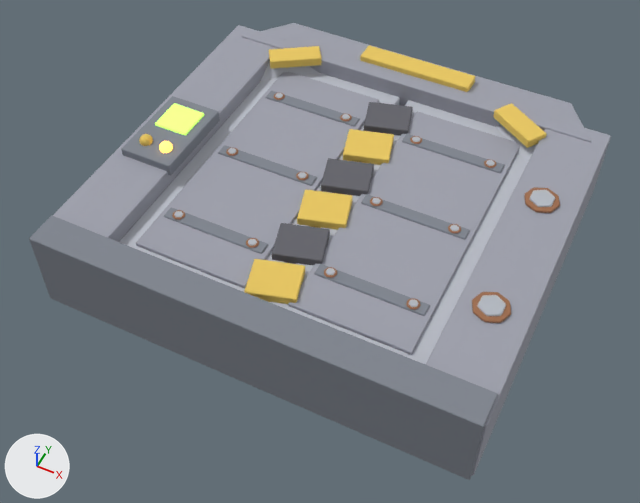
The FBX model Assets/GeneratedBaseItems/08_Motorized_Blast_Door.fbx as it was, and as the next commit left it.
The view is the same before and after, from a camera (50 mm lens) standing at (1.57, -2.21, 3.8) and looking at (-0.03, 0.99, -0.2). The lights are fixed; the arrows at lower left show +X, +Y and +Z. The older version comes first.

In view in the first picture: '08_Motorized_Blast_Door'.
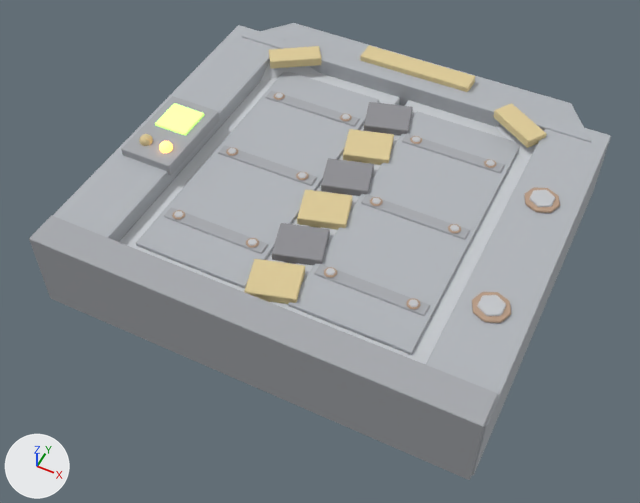
The change in detail:
Material 'Hazard | faded amber' (mat_hazard___faded_amber) changes colour from yellow #eac861 to beige #decc99; in linear values from (0.82, 0.58, 0.12) to (0.733, 0.603, 0.319).
Material 'Titanium | graphite armor' (mat_titanium___graphite_armor) changes colour from grey #a0a2ad to grey #b4b8bd; in linear values from (0.35, 0.36, 0.42) to (0.455, 0.477, 0.507).
Material 'Iron | dark forged steel' (mat_iron___dark_forged_steel) changes colour from grey #818690 to grey #a8abb0; in linear values from (0.22, 0.24, 0.28) to (0.394, 0.407, 0.432).
Material 'Rust | deep brown' (mat_rust___deep_brown) changes colour from brown #a06f50 to beige #b99d86; in linear values from (0.35, 0.16, 0.08) to (0.487, 0.335, 0.237).
Material 'Rust | orange oxide' (mat_rust___orange_oxide) changes colour from orange #c28961 to beige #cfad90; in linear values from (0.54, 0.25, 0.12) to (0.626, 0.42, 0.281).
In material 'Rust | orange oxide' (mat_rust___orange_oxide), roughness goes from 0.96 to 0.94.
Material 'Titanium | bright bevel' (mat_titanium___bright_bevel) changes colour from light grey #bfc2cb to light grey #cdd0d5; in linear values from (0.52, 0.54, 0.6) to (0.611, 0.633, 0.662).
In material 'Titanium | bright bevel' (mat_titanium___bright_bevel), roughness goes from 0.96 to 0.94.
Material 'Iron | scraped edges' (mat_iron___scraped_edges) changes colour from light grey #b5bac2 to light grey #c6c8cc; in linear values from (0.46, 0.49, 0.54) to (0.562, 0.579, 0.603).
In material 'Iron | scraped edges' (mat_iron___scraped_edges), roughness goes from 0.96 to 0.94.
Material 'Charcoal | blackened' (mat_charcoal___blackened) changes colour from dark grey #65656c to grey #909095; in linear values from (0.13, 0.13, 0.15) to (0.281, 0.281, 0.301).
In material 'Charcoal | blackened' (mat_charcoal___blackened), roughness goes from 0.96 to 0.94.
Material 'Bile | toxic phosphor' (mat_bile___toxic_phosphor) changes colour from green #b5e569 to green #c8e29d; in linear values from (0.46, 0.78, 0.14) to (0.579, 0.757, 0.335).
In material 'Bile | toxic phosphor' (mat_bile___toxic_phosphor), roughness goes from 0.96 to 0.94.
In material 'Bile | toxic phosphor' (mat_bile___toxic_phosphor), emission_color goes from (0.42, 0.78, 0.12) (green #ade561) to (0.35, 0.72, 0.1) (green #a0dd59).
In material 'Bile | toxic phosphor' (mat_bile___toxic_phosphor), emission_strength goes from 1.2 to 1.4.

Location of each change, [x1, y1, x2, y2] in pixels of the pictures (640 x 503 px):
'08_Motorized_Blast_Door', recoloured, surface changed: [29, 23, 611, 480] in both
